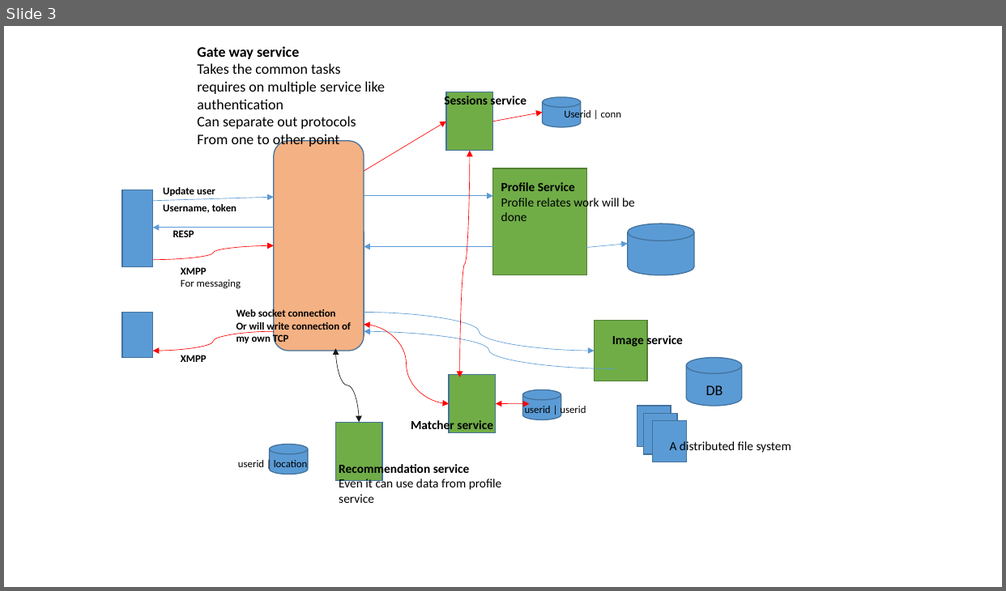
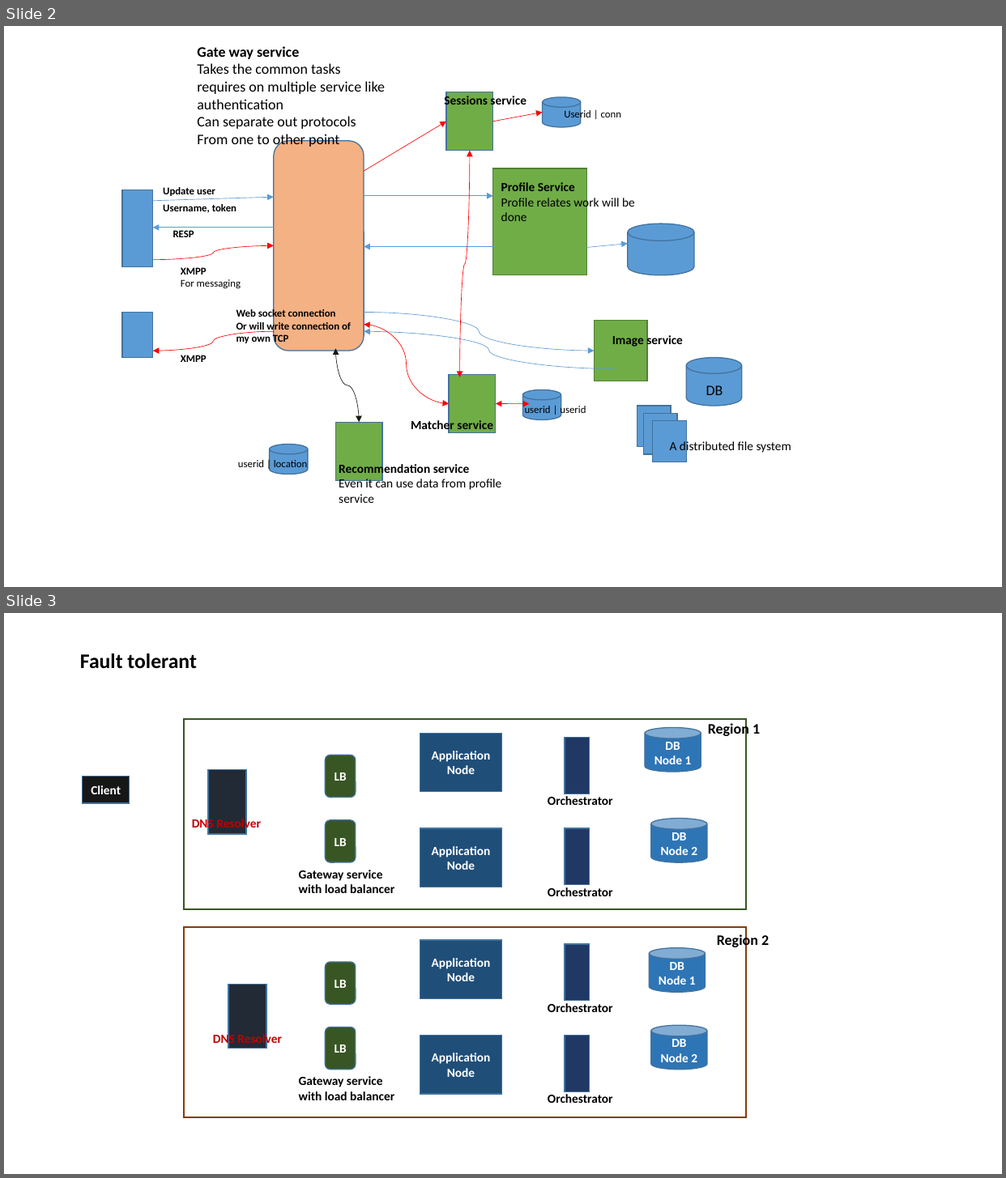
Before and after one commit to swapnajit25/Learnings, a slide deck: system design/tinder/tinder.pptx. Shown one above the other, each under a label of ours: slide 3 before the commit, slides 2 and 3 after it. The pictures are 1006x591 and 1006x1178 pixels, drawn with LibreOffice and Linux fonts; fonts in the diff are those of the drawing. Boxes give left, top, right and bottom in pixels: in the first picture for what was removed or moved away, otherwise in the second. Text is boxed around its words. In the diff, an @@ line names an element or a change of style, - is before the commit and + after.

```diff
--- a/system design/tinder/tinder.pptx
+++ b/system design/tinder/tinder.pptx
@@ slide 3 added at [4,613,1002,1174], background #FFFFFF @@
@@ title added at [80,653,196,669], 20 pt, text #000000, bold @@
+Fault tolerant
@@ rectangle added at [184,719,746,910], outline #385723 1.5 pt @@
@@ rectangle added at [420,734,502,792], fill #1F4E79, outline #43739E 1 pt, 12 pt, text #FFFFFF, bold @@
+Application Node
@@ cylinder added at [645,727,701,772], fill #2E75B6, outline #43739E 1 pt, 12 pt, text #FFFFFF, bold @@
+DB Node 1
@@ text added at [708,722,760,739], 14 pt, text #000000, bold @@
+Region 1
@@ rounded rectangle added at [325,756,356,798], fill #385723, outline #43739E 1 pt, 12 pt, text #FFFFFF, bold @@
+LB
@@ rectangle added at [565,737,590,794], fill #203864, outline #43739E 1 pt @@
@@ rectangle added at [83,776,129,803], fill #181717, outline #43739E 1 pt, 12 pt, text #FFFFFF, bold @@
+Client
@@ rectangle added at [208,770,246,835], fill #222A35, outline #43739E 1 pt @@
@@ text added at [548,796,613,805], 12 pt, text #000000, bold @@
+Orchestrator
@@ text added at [192,816,261,831], 12 pt, text #C00000, bold @@
+DNS Resolver
@@ rounded rectangle added at [325,820,356,863], fill #385723, outline #43739E 1 pt, 12 pt, text #FFFFFF, bold @@
+LB
@@ rectangle added at [420,828,502,887], fill #1F4E79, outline #43739E 1 pt, 12 pt, text #FFFFFF, bold @@
+Application Node
@@ rectangle added at [565,828,590,885], fill #203864, outline #43739E 1 pt @@
@@ cylinder added at [651,818,707,862], fill #2E75B6, outline #43739E 1 pt, 12 pt, text #FFFFFF, bold @@
+DB Node 2
@@ text added at [299,870,394,893], 12 pt, text #000000, bold @@
+Gateway service
+with load balancer
@@ text added at [548,888,613,897], 12 pt, text #000000, bold @@
+Orchestrator
@@ rectangle added at [184,927,746,1118], outline #843C0B 1.5 pt @@
@@ rectangle added at [420,940,502,999], fill #1F4E79, outline #43739E 1 pt, 12 pt, text #FFFFFF, bold @@
+Application Node
@@ rectangle added at [565,944,590,1002], fill #203864, outline #43739E 1 pt @@
@@ cylinder added at [650,948,705,993], fill #2E75B6, outline #43739E 1 pt, 12 pt, text #FFFFFF, bold @@
+DB Node 1
@@ text added at [717,934,769,950], 14 pt, text #000000, bold @@
+Region 2
@@ rounded rectangle added at [325,962,356,1004], fill #385723, outline #43739E 1 pt, 12 pt, text #FFFFFF, bold @@
+LB
@@ rectangle added at [228,984,266,1049], fill #222A35, outline #43739E 1 pt @@
@@ text added at [548,1003,613,1012], 12 pt, text #000000, bold @@
+Orchestrator
@@ cylinder added at [651,1025,707,1070], fill #2E75B6, outline #43739E 1 pt, 12 pt, text #FFFFFF, bold @@
+DB Node 2
@@ text added at [213,1033,282,1047], 12 pt, text #C00000, bold @@
+DNS Resolver
@@ rounded rectangle added at [325,1028,356,1071], fill #385723, outline #43739E 1 pt, 12 pt, text #FFFFFF, bold @@
+LB
@@ rectangle added at [420,1035,502,1093], fill #1F4E79, outline #43739E 1 pt, 12 pt, text #FFFFFF, bold @@
+Application Node
@@ rectangle added at [565,1035,590,1093], fill #203864, outline #43739E 1 pt @@
@@ text added at [299,1076,394,1101], 12 pt, text #000000, bold @@
+Gateway service
+with load balancer
@@ text added at [548,1094,613,1103], 12 pt, text #000000, bold @@
+Orchestrator
@@ what was slide 3 is now slide 2 @@
```
Also in this commit, not shown: 1 slide removed, 11 other files.
